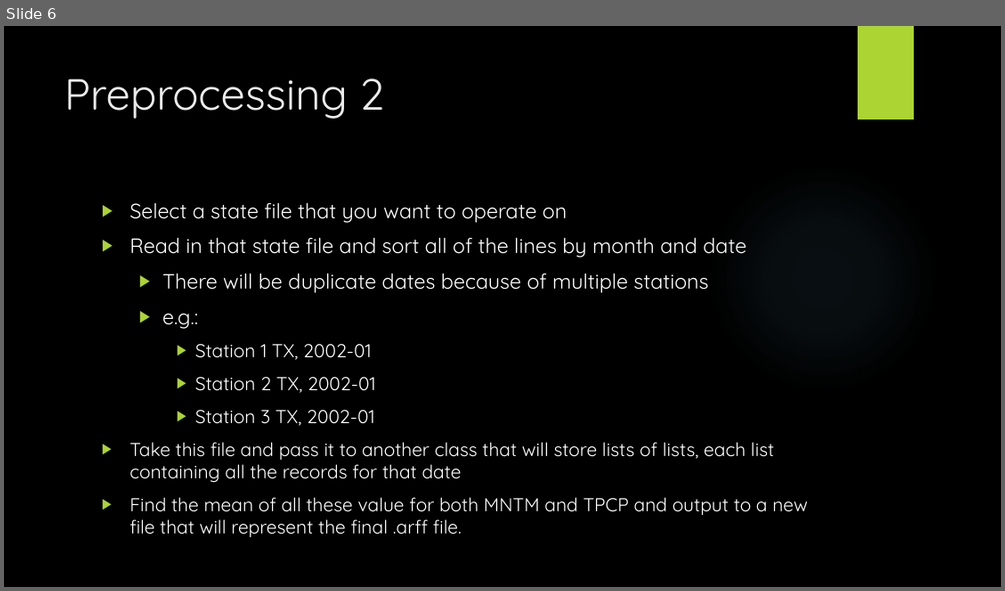
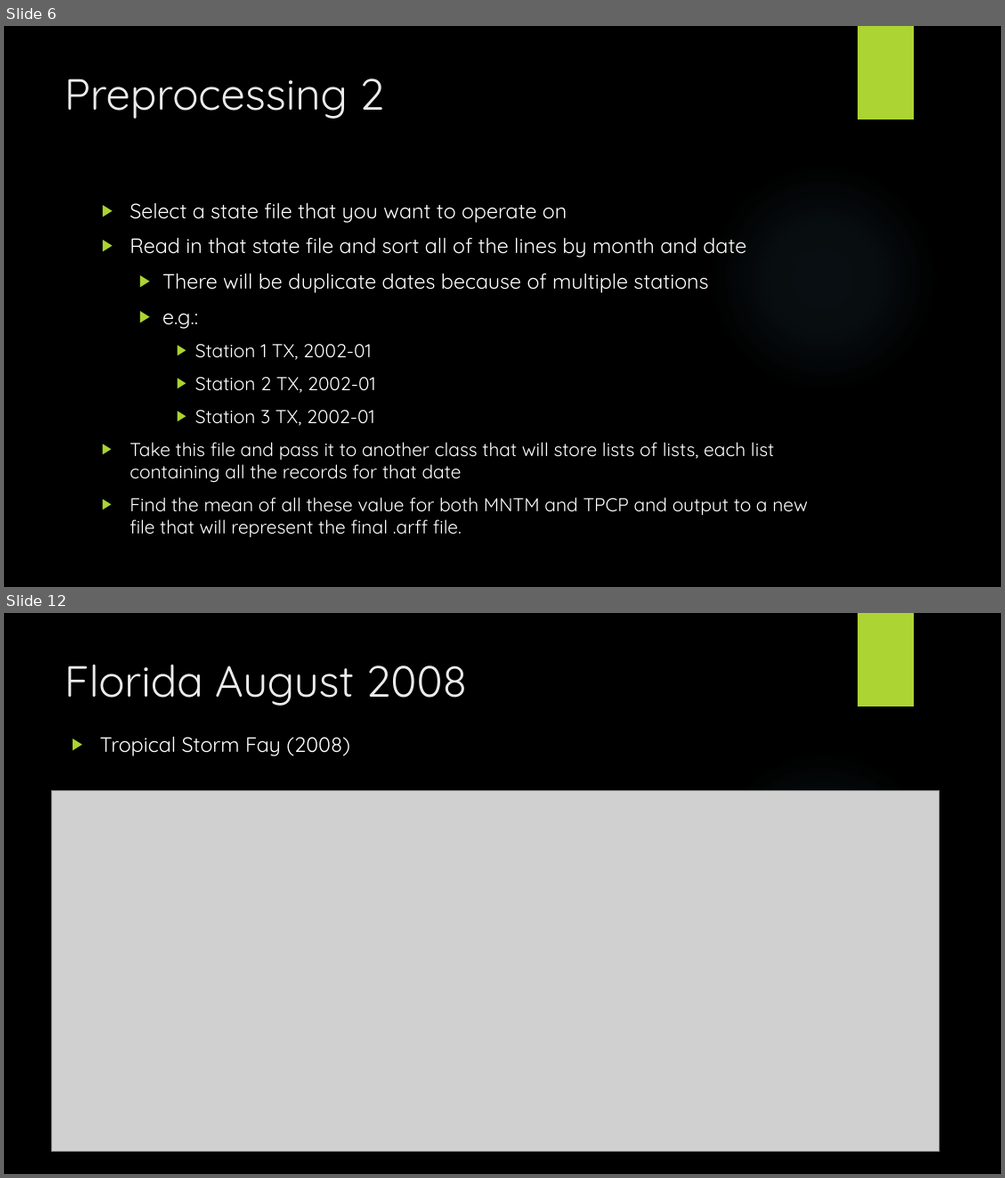
Before and after one commit to MeesterMarcus/DataMiningProject, a slide deck: Presentation/TrendsInWeather.pptx. Shown one above the other, each under a label of ours: slide 6 before the commit, slides 6 and 12 after it; the slides between them are not shown. The pictures are 1005x591 and 1005x1178 pixels, drawn with LibreOffice and Linux fonts; fonts in the diff are those of the drawing; grey boxes stand for pictures; background and template pictures are left out. Boxes give left, top, right and bottom in pixels: in the first picture for what was removed or moved away, otherwise in the second. Text is boxed around its words. In the diff, an @@ line names an element or a change of style, - is before the commit and + after.

```diff
--- a/Presentation/TrendsInWeather.pptx
+++ b/Presentation/TrendsInWeather.pptx
@@ slide 12 added at (4,613,1001,1174), background picture (left out); not listed: 2 template elements that a slide beside it also shows @@
@@ title added at (65,664,468,706), 42 pt, text #EBEBEB @@
+Florida August 2008
@@ text added at (100,736,350,756), 20 pt, text #FFFFFF @@
+▶ Tropical Storm Fay (2008)
@@ picture added at (52,790,939,1151) @@
```
Also in this commit, not shown: 6 other slides added, 10 other files.
